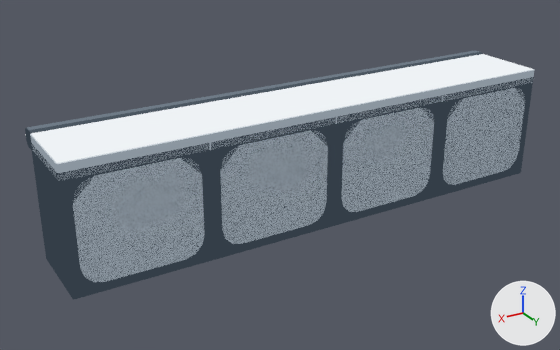
What one commit did to the glTF model Assets/TD2/Screen3D/Kit07/white/Terrain_TopRun4.gltf.
Camera for both pictures: a 50 mm camera at (3.05, 5.0, 2.68) aimed at (0.22, 0.28, 0.32). Every picture has the same lights, and +X, +Y and +Z are marked at lower right. The picture after the commit comes second. Vertices at exactly the same position are counted once.

Script lines for the objects in view, before the commit:
```python
me_terrain_toprun4_001 = bpy.data.meshes.new('Terrain_TopRun4.001')
me_terrain_toprun4_001.from_pydata(...)  # 444 vertices, 868 faces; spans x -2.0..2.0, y -0.04..0.7, z 0.0..0.95
# faces by material slot: [250, 321, 140, 79, 28, 16, 34]
me_terrain_toprun4_001.materials.append(mat_k07_white_graphite_dark)
me_terrain_toprun4_001.materials.append(mat_k07_white_panel_dark)
me_terrain_toprun4_001.materials.append(mat_k07_white_panel)
me_terrain_toprun4_001.materials.append(mat_k07_white_panel_light)
me_terrain_toprun4_001.materials.append(mat_k07_white_glow)
me_terrain_toprun4_001.materials.append(mat_k07_white_graphite_light)
me_terrain_toprun4_001.materials.append(mat_k07_white_graphite)
ob_terrain_toprun4_baked = bpy.data.objects.new('Terrain_TopRun4_baked', me_terrain_toprun4_001)
ob_terrain_toprun4_baked.location = (0.0, 0.0, 0.0)
```
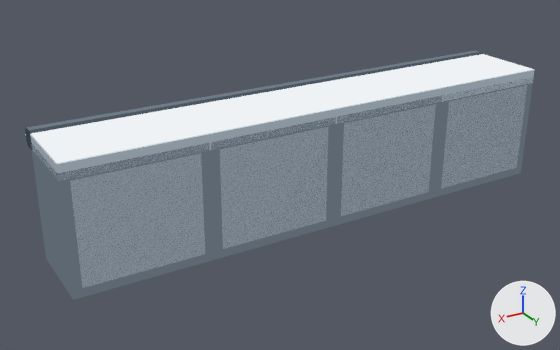
Patch to the scene script:
```diff
--- a/Assets/TD2/Screen3D/Kit07/white/Terrain_TopRun4.gltf.py
+++ b/Assets/TD2/Screen3D/Kit07/white/Terrain_TopRun4.gltf.py
@@ mat_k07_white_panel_wall_light @@
+mat_k07_white_panel_wall_light = bpy.data.materials.new('K07_white_panel_wall_light')
+# nodes: BsdfTransparent, Emission, LightPath, MixShader, OutputMaterial
+# colours: light grey #d9dfe4
@@ mat_k07_white_panel_wall_dark @@
+mat_k07_white_panel_wall_dark = bpy.data.materials.new('K07_white_panel_wall_dark')
+# nodes: BsdfTransparent, Emission, LightPath, MixShader, OutputMaterial
+# colours: grey #7f8a94
@@ mat_k07_white_panel_wall @@
+mat_k07_white_panel_wall = bpy.data.materials.new('K07_white_panel_wall')
+# nodes: BsdfTransparent, Emission, LightPath, MixShader, OutputMaterial
+# colours: light grey #b3bcc4
@@ mat_k07_white_seam_soft @@
+mat_k07_white_seam_soft = bpy.data.materials.new('K07_white_seam_soft')
+# nodes: BsdfTransparent, Emission, LightPath, MixShader, OutputMaterial
+# colours: greyish blue #5d6873
@@ me_terrain_toprun4_001 @@
 # used by ob_terrain_toprun4_baked; location = (0.0, 0.0, 0.0)
-me_terrain_toprun4_001.from_pydata(...)  # 444 vertices, 868 faces; spans x -2.0..2.0, y -0.04..0.7, z 0.0..0.95
+me_terrain_toprun4_001.from_pydata(...)  # 284 vertices, 548 faces; spans x -2.0..2.0, y -0.04..0.7, z 0.0..0.95
+# me_terrain_toprun4_001 part 1: the loose piece of 64 vertices spanning x 1.06..1.94, y 0.0..0.7, z 0.06..0.82 is rebuilt with 24 vertices and now spans x 1.06..1.94, y 0.0..0.7, z 0.06..0.82
+# me_terrain_toprun4_001 part 2: the loose piece of 64 vertices spanning x -1.94..-1.06, y 0.0..0.7, z 0.06..0.82 is rebuilt with 24 vertices and now spans x -1.94..-1.06, y 0.0..0.7, z 0.06..0.82
+# me_terrain_toprun4_001 part 3: the loose piece of 64 vertices spanning x -0.94..-0.06, y 0.0..0.7, z 0.06..0.82 is rebuilt with 24 vertices and now spans x -0.94..-0.06, y 0.0..0.7, z 0.06..0.82
+# me_terrain_toprun4_001 part 4: the loose piece of 64 vertices spanning x 0.06..0.94, y 0.0..0.7, z 0.06..0.82 is rebuilt with 24 vertices and now spans x 0.06..0.94, y 0.0..0.7, z 0.06..0.82
+# me_terrain_toprun4_001 part 5
+# 113 faces are deleted
+# 97 new faces join them, mat_k07_white_seam_soft
+# 13 new faces join them, mat_k07_white_panel_dark
+# 3 new faces join them, mat_k07_white_panel
+# me_terrain_toprun4_001 part 6: 92 faces spanning x -2.0..2.0, y 0.08..0.7, z 0.0..0.88 switch from mat_k07_white_graphite_dark to mat_k07_white_seam_soft
 me_terrain_toprun4_001.materials.append(mat_k07_white_panel_dark)
@@ me_terrain_toprun4_001 @@
 me_terrain_toprun4_001.materials.append(mat_k07_white_graphite)
+me_terrain_toprun4_001.materials.append(mat_k07_white_panel_wall_dark)
+me_terrain_toprun4_001.materials.append(mat_k07_white_panel_wall_light)
+me_terrain_toprun4_001.materials.append(mat_k07_white_panel_wall)
```

Pixel boxes [x1, y1, x2, y2] of what changed, in the pictures (560 x 350 px; the box of a moved part takes in the faces that stretch with it):
part 1 of me_terrain_toprun4_001, rebuilt (9% taller)
    before: [73, 158, 205, 282]
    after: [70, 153, 205, 288]
part 2 of me_terrain_toprun4_001, rebuilt (6% taller)
    before: [443, 88, 525, 185]
    after: [441, 85, 527, 188]
part 3 of me_terrain_toprun4_001, rebuilt (8% taller)
    before: [341, 108, 434, 212]
    after: [341, 104, 436, 216]
part 4 of me_terrain_toprun4_001, rebuilt (7% taller)
    before: [220, 130, 328, 244]
    after: [220, 127, 328, 249]
part 5 of me_terrain_toprun4_001, moved or reshaped
    both: [30, 124, 410, 300]
part 6 of me_terrain_toprun4_001, recoloured
    both: [59, 77, 534, 300]
